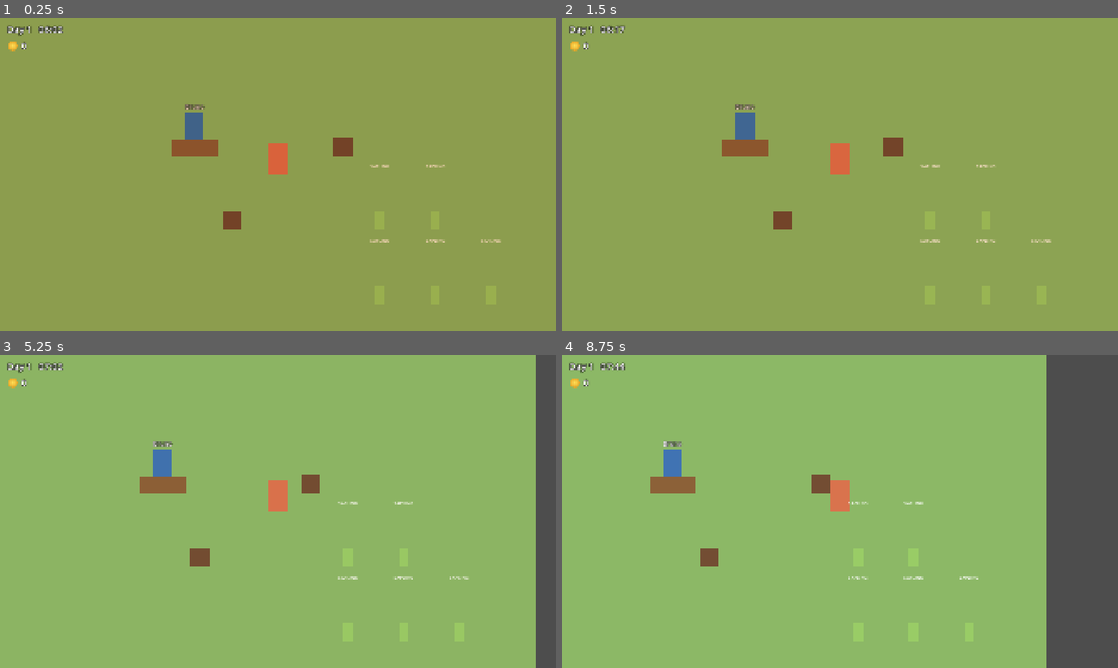
Above: before the commit, frames 1-4 (two rows, left to right).
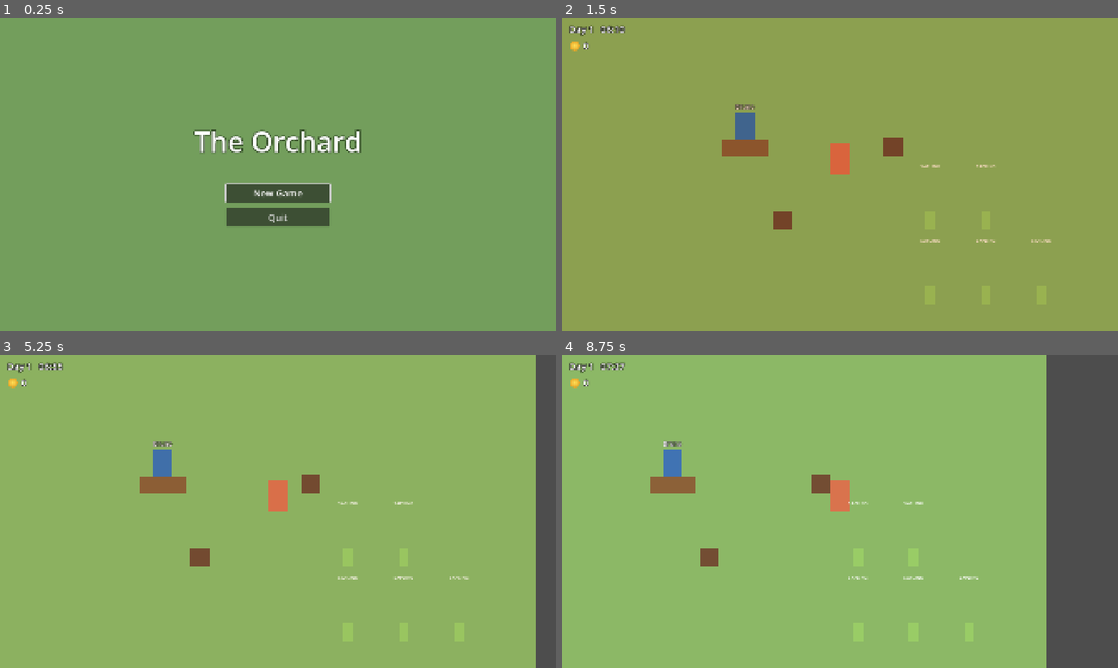
Above: after the commit, the same moments.

Repository: elxanbabayev0/The_Orchard
Game: Godot game, scene res://scenes/ui/main_menu.tscn
Same seed, same stepped clock (60 frames per second), same inputs: the game is played once before the commit and once after it. Before the commit the project starts from res://scenes/world/main.tscn.
Inputs (mouse positions are in pixels of both pictures, inside the frame that each line leads up to):
- Up to frame 1 (0.25 s): no input
- Up to frame 2 (1.5 s): click (840, 193) at 0.5 s, where only the run after the commit has a clickable "New Game"; tap Enter at 1.25 s; move the mouse to (962, 158) at 1.27 s; hold D (move_right) from 1.28 s (still down); hold E (interact) from 1.28 s (still down); click (962, 158) at 1.42 s
- Up to frame 3 (5.25 s): move the mouse to (166, 527) at 2.02 s; release D (move_right) at 2.03 s; release E (interact) at 2.03 s; hold S (move_down) 2.03-2.78 s; tap E (interact) at 2.1, 3.6, 5.1 s; click (166, 527) at 2.17 s; move the mouse to (333, 442) at 2.77 s; hold D (move_right) 2.78-3.53 s; hold E (interact) 2.78-3.53 s; click (333, 442) at 2.92 s; move the mouse to (250, 574) at 3.52 s; hold W (move_up) 3.53-4.28 s; click (250, 574) at 3.67 s; move the mouse to (444, 558) at 4.27 s; hold E (interact) 4.28-5.03 s; hold A (move_left) from 4.28 s (still down); click (444, 558) at 4.42 s; move the mouse to (111, 464) at 5.02 s; click (111, 464) at 5.17 s
- Up to frame 4 (8.75 s): move the mouse to (867, 511) at 5.77 s; release A (move_left) at 5.78 s; hold S (move_down) 5.78-6.53 s; hold E (interact) 5.78-6.53 s; click (867, 511) at 5.92 s; move the mouse to (756, 433) at 6.52 s; hold D (move_right) 6.53-7.28 s; tap E (interact) at 6.6, 8.1 s; click (756, 433) at 6.67 s; move the mouse to (962, 495) at 7.27 s; hold W (move_up) 7.28-8.03 s; hold E (interact) 7.28-8.03 s; click (962, 495) at 7.42 s; move the mouse to (728, 527) at 8.02 s; hold D (move_right) from 8.03 s (still down); click (728, 527) at 8.17 s

The runs differ from the first frame. In frame 1, 100% of the frame differs, in the area x 0-100%, y 0-100%; in frame 2, less than 0.1%; in frame 3, less than 0.1%; in frame 4, less than 0.1%.

Commit message:
Add main menu (Continue / New Game / Quit) as the project main scene
- scenes/ui/main_menu.tscn: Continue only if a save exists, New Game asks
  for confirmation when a save would be overwritten, clock paused in menu
- SaveManager: new_game() / continue_game() reset systems, change to the
  world scene, await scene_changed, then load; temporary auto-load removed
- Menu translation keys
- Add missing .uid files
- CLAUDE.md: document Registry, save/load contract, SaveManager, main menu

Co-Authored-By: Claude Opus 5.5 <noreply@anthropic.com>

Diff:
--- a/localization/translations.csv
+++ b/localization/translations.csv
@@ -38,3 +38,9 @@
 ITEM_ALBALI_SAPLING_DESC,Plant it to grow a Morello Cherry Tree.
 UI_PLANT,Plant
 UI_PLACEMENT_HINT,Left click: plant   ·   Right click / Esc: cancel
+UI_MENU_CONTINUE,Continue
+UI_MENU_NEW_GAME,New Game
+UI_MENU_QUIT,Quit
+UI_MENU_NEW_GAME_CONFIRM_TEXT,Start a new game? Your current farm will be overwritten.
+UI_MENU_NEW_GAME_CONFIRM_OK,Start over
+UI_CANCEL,Cancel
--- a/project.godot
+++ b/project.godot
@@ -11,7 +11,7 @@
 [application]
 
 config/name="The Orchard"
-run/main_scene="res://scenes/world/main.tscn"
+run/main_scene="res://scenes/ui/main_menu.tscn"
 config/features=PackedStringArray("4.7", "Forward Plus")
 
 [autoload]
--- /dev/null
+++ b/scenes/ui/main_menu.gd
@@ -0,0 +1,33 @@
+extends Control
+## Main menu (decision: "Continue" only if a save exists, "New Game", "Quit").
+## This is the project's main scene. Texts come from translation keys; the look is a placeholder.
+
+@onready var continue_button: Button = $Center/VBox/ContinueButton
+@onready var new_game_button: Button = $Center/VBox/NewGameButton
+@onready var quit_button: Button = $Center/VBox/QuitButton
+@onready var confirm_dialog: ConfirmationDialog = $ConfirmNewGame
+
+
+func _ready() -> void:
+	# No game time passes while the player is in the menu.
+	GameClock.paused = true
+	continue_button.visible = SaveManager.has_save()
+
+	continue_button.pressed.connect(SaveManager.continue_game)
+	new_game_button.pressed.connect(_on_new_game_pressed)
+	quit_button.pressed.connect(get_tree().quit)
+	confirm_dialog.confirmed.connect(SaveManager.new_game)
+
+	# Keyboard / gamepad: the first visible button is selected, so Enter works right away.
+	if continue_button.visible:
+		continue_button.grab_focus()
+	else:
+		new_game_button.grab_focus()
+
+
+func _on_new_game_pressed() -> void:
+	# Starting over would overwrite the old save at the next autosave, so ask first.
+	if SaveManager.has_save():
+		confirm_dialog.popup_centered()
+	else:
+		SaveManager.new_game()
--- /dev/null
+++ b/scenes/ui/main_menu.tscn
@@ -0,0 +1,75 @@
+[gd_scene format=3]
+
+[ext_resource type="Script" path="res://scenes/ui/main_menu.gd" id="1_mainmenu"]
+
+[node name="MainMenu" type="Control"]
+layout_mode = 3
+anchors_preset = 15
+anchor_right = 1.0
+anchor_bottom = 1.0
+grow_horizontal = 2
+grow_vertical = 2
+script = ExtResource("1_mainmenu")
+
+[node name="Background" type="ColorRect" parent="."]
+layout_mode = 1
+anchors_preset = 15
+anchor_right = 1.0
+anchor_bottom = 1.0
+grow_horizontal = 2
+grow_vertical = 2
+mouse_filter = 2
+color = Color(0.45, 0.62, 0.36, 1)
+
+[node name="Center" type="CenterContainer" parent="."]
+layout_mode = 1
+anchors_preset = 15
+anchor_right = 1.0
+anchor_bottom = 1.0
+grow_horizontal = 2
+grow_vertical = 2
+
+[node name="VBox" type="VBoxContainer" parent="Center"]
+layout_mode = 2
+theme_override_constants/separation = 20
+
+[node name="Title" type="Label" parent="Center/VBox"]
+layout_mode = 2
+theme_override_colors/font_outline_color = Color(0.2, 0.3, 0.15, 1)
+theme_override_constants/outline_size = 16
+theme_override_font_sizes/font_size = 96
+text = "The Orchard"
+horizontal_alignment = 1
+
+[node name="Spacer" type="Control" parent="Center/VBox"]
+custom_minimum_size = Vector2(0, 40)
+layout_mode = 2
+
+[node name="ContinueButton" type="Button" parent="Center/VBox"]
+custom_minimum_size = Vector2(360, 64)
+layout_mode = 2
+size_flags_horizontal = 4
+theme_override_font_sizes/font_size = 32
+text = "UI_MENU_CONTINUE"
+
+[node name="NewGameButton" type="Button" parent="Center/VBox"]
+custom_minimum_size = Vector2(360, 64)
+layout_mode = 2
+size_flags_horizontal = 4
+theme_override_font_sizes/font_size = 32
+text = "UI_MENU_NEW_GAME"
+
+[node name="QuitButton" type="Button" parent="Center/VBox"]
+custom_minimum_size = Vector2(360, 64)
+layout_mode = 2
+size_flags_horizontal = 4
+theme_override_font_sizes/font_size = 32
+text = "UI_MENU_QUIT"
+
+[node name="ConfirmNewGame" type="ConfirmationDialog" parent="."]
+title = "UI_MENU_NEW_GAME"
+size = Vector2i(560, 180)
+ok_button_text = "UI_MENU_NEW_GAME_CONFIRM_OK"
+dialog_text = "UI_MENU_NEW_GAME_CONFIRM_TEXT"
+dialog_autowrap = true
+cancel_button_text = "UI_CANCEL"
--- a/scripts/systems/save_manager.gd
+++ b/scripts/systems/save_manager.gd
@@ -10,6 +10,8 @@
 const SAVE_VERSION := 1
 const SAVE_FOLDER := "user://saves/"
 const DEFAULT_SLOT := "slot_1"
+## The world scene the menu starts.
+const WORLD_SCENE := "res://scenes/world/main.tscn"
 ## Where the trees live inside the world scene (main.tscn).
 const TREES_PATH := "Entities/Trees"
 const FRUIT_TREE_SCENE := preload("res://scenes/trees/fruit_tree.tscn")
@@ -17,8 +19,34 @@
 
 func _ready() -> void:
 	GameClock.day_changed.connect(_on_day_changed)
-	# TEMPORARY until the main menu exists (next step): load the save on start.
-	_load_on_start.call_deferred()
+
+
+## Main menu → "New Game": fresh systems, the world with its starting orchard.
+func new_game() -> void:
+	_start_world(false, DEFAULT_SLOT)
+
+
+## Main menu → "Continue": the world, then the saved state on top of it.
+func continue_game(slot: String = DEFAULT_SLOT) -> void:
+	_start_world(true, slot)
+
+
+func _start_world(load_save: bool, slot: String) -> void:
+	_reset_systems()
+	get_tree().change_scene_to_file(WORLD_SCENE)
+	# Changing scenes takes a moment; wait until the world is really there.
+	await get_tree().scene_changed
+	if load_save:
+		load_game(slot)
+	GameClock.paused = false
+
+
+## Puts every system back to the new-game state (load_save_data({}) = defaults).
+func _reset_systems() -> void:
+	GameClock.load_save_data({})
+	Wallet.load_save_data({})
+	Inventory.load_save_data({})
+	Market.load_save_data({})
 
 
 func has_save(slot: String = DEFAULT_SLOT) -> bool:
@@ -120,11 +148,6 @@
 	return SAVE_FOLDER + slot + ".json"
 
 
-func _load_on_start() -> void:
-	if has_save():
-		load_game()
-
-
 func _on_day_changed(_day: int) -> void:
 	save_game()
 
Binary file changed: localization/translations.en.translation
Not shown, added: scenes/ui/main_menu.gd.uid
Not shown, added: scripts/systems/registry.gd.uid
Not shown, added: scripts/systems/save_manager.gd.uid
Not shown, changed: CLAUDE.md
